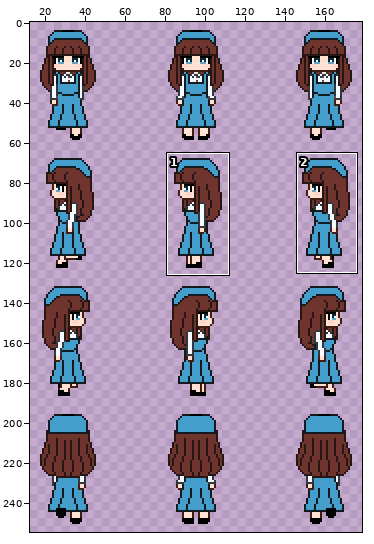
Sprite sheet, stored at sprites/characters/player/player.png. The first picture is a wide view before the edit; the outline marks the close-up.
Close-up. The starting point:
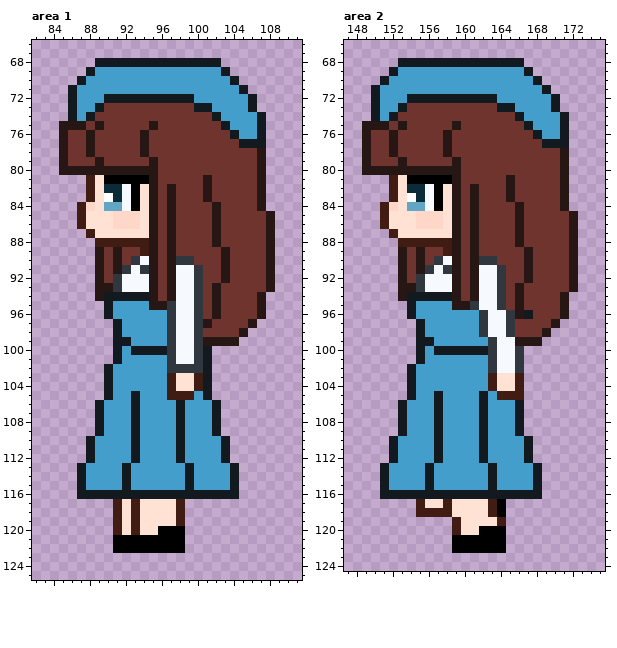
The file is 192x256 pixels. Pixels under 10% opacity are left out. Colours within 5 levels of each other are drawn and written as one. Shown: area 1: x 82..111, y 66..125; area 2: x 147..175, y 66..124. The wide view leaves out empty margins. The commit also changed other parts of the picture, which this record leaves out.
Once edited:
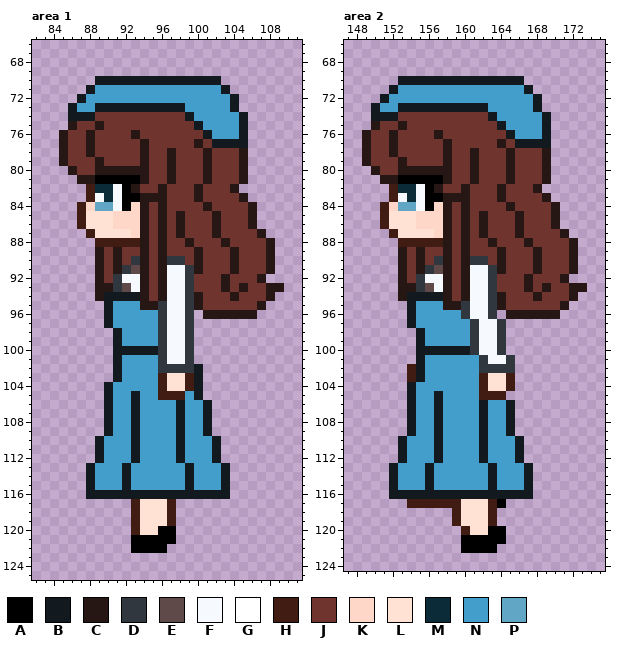
Palette (. is transparent): A #000000  B #121a1f  C #261614  D #31373f  E #604a49  F #f6f9fd  G #ffffff  H #401c13  J #70342e  K #ffd7c8  L #ffe2d4  M #0c2b39  N #449ecc  P #61a6c5
From old to new:
Changed rows in their new state; - is an unchanged pixel.
Area 1:
first column x 85:
 68 ----..............-------
 69 ---................------
 70 --..BBBBBBBBBBBBBB..-----
 71 -..B--------------B..----
 72 -.B--NNNNNNNNNN----B..---
 73 -----BBBBBBBBBNNN--B..---
 74 --B-----------BNNN--B..--
 75 .-J-------J----BNNN-B..--
 76 --------CJ------BNNNB..--
 77 ---------------C-BBB-..--
 78 ------------C---C---C..--
 79 ---------CJ-C---C---C..--
 80 .-JJ------J-C---C---C..--
 81 --CCA----CJ-C-------C..--
 82 ----M-FACJJCJ--CJ--C...--
 83 ----FMFA-C-CJ--CJ---C..--
 84 ----P-FAKCJCJ---CJ---C.--
 85 ---------CJCJC-------C..-
 86 ---------CJCJC-------C..-
 87 --------KCJCJC--------C.-
 88 ---------CJCJ-C--JC------
 89 ---------CJCJ--C--JC-----
 90 ---------CJCD-JC--JC-----
 91 --------ECJCF-DC--JC-----
 92 ---------CJCF-DJ------C.-
 93 -------E-CJCF-DJ-JC-C---C
 94 ---------CJCF-DC-J-C--JC-
 95 ---------C-DF-DC-J-------
 96 -----------DF-D.C-CCCC.--
 97 -----BN----DF-D.......---
 98 -----------DF-D......----
 99 -------N---DF-D.....-----
100 -------B---DF-D..--------
101 -----------DF-D..--------
102 -----.B----D---B.--------
103 -----.B----HL-HB.--------
104 -----------HL-HB.--------
105 -----------H--NB.--------
106 ----.B----------B.-------
107 ----.B----------B.-------
108 ----.B----------B.-------
109 ----.B----------B.-------
110 ---.B------------B.------
111 ---.B------------B.------
112 ---.B------------B.------
113 --.B--------------B.-----
114 --.B--------------B.-----
115 --.B--------------B.-----
116 --.----------------.-----
117 ------..----H.-----------
118 ------..----H.-----------
119 ------..----H.-----------
120 ------..-----.-----------
121 ------..-----.-----------
122 ------..----..-----------
Area 2:
first column x 149:
 68 ----..............-------
 69 ---................------
 70 --..BBBBBBBBBBBBBB..-----
 71 -..B--------------B..----
 72 -.B--NNNNNNNNNN----B..---
 73 -----BBBBBBBBBNNN--B..---
 74 --B-----------BNNN--B..--
 75 .-J-------J----BNNN-B..--
 76 --------CJ------BNNNB..--
 77 ---------------C-BBB-..--
 78 ------------C---C---C..--
 79 ---------CJ-C---C---C..--
 80 .-JJ------J-C---C---C..--
 81 --CCA----CJ-C-------C..--
 82 ----M-FACJJCJ--CJ--C...--
 83 ----FMFA-C-CJ--CJ---C..--
 84 ----P-FAKCJCJ---CJ---C.--
 85 ---------CJCJC-------C..-
 86 ---------CJCJC-------C..-
 87 --------KCJCJC--------C.-
 88 ---------CJCJ-C--JC------
 89 ---------CJCJ--C--JC-----
 90 ---------CJCD-JC--JC-----
 91 --------ECJCF-DC--JC-----
 92 ---------CJCF-DJ------C.-
 93 -------E-CJCF-DJ-JC-C---C
 94 ---------CJCF-DC-J-C--JC-
 95 ---------C-DF-DC-J-------
 96 -----------DFFD.C-CCCC.--
 97 -----BN-----DF-D......---
 98 ------------DF-D.....----
 99 -------N----DFFD....-----
100 -------B----DFFD..-------
101 -------------DF-D.-------
102 -----HB------D-DD.-------
103 -----HB------HL-H.-------
104 -------------HL-H.-------
105 -------------HH-..-------
106 ----.B----------B.-------
107 ----.B----------B.-------
108 ----.B----------B.-------
109 ----.B----------B.-------
110 ---.B------------B.------
111 ---.B------------B.------
112 ---.B------------B.------
113 --.B--------------B.-----
114 --.B--------------B.-----
115 --.B--------------B.-----
116 --.----------------.-----
117 -----H-HH-H--------------
118 ------....H----.---------
119 --------------H.---------
120 ----------.H-L-----------
121 ----------.--------------
122 ----------.----.---------
Changed places in both close-ups, as pixel boxes (x1, y1, x2, y2):
changed: (59, 58, 284, 553)
changed: (362, 58, 587, 553)
